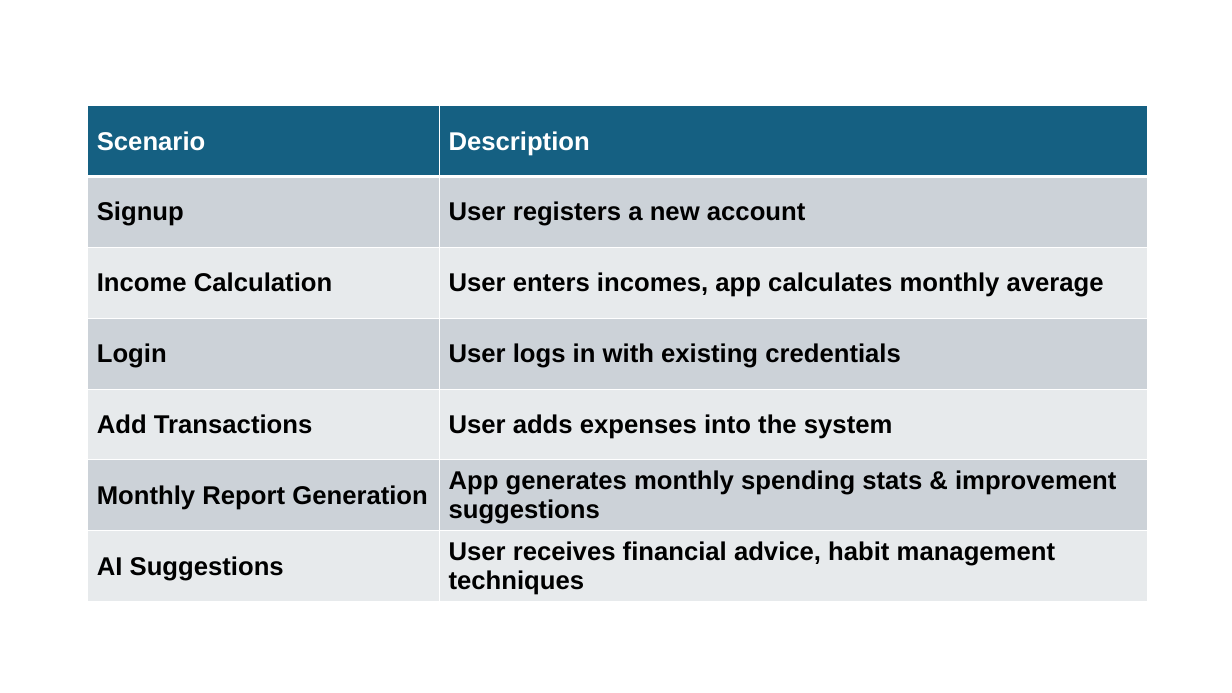
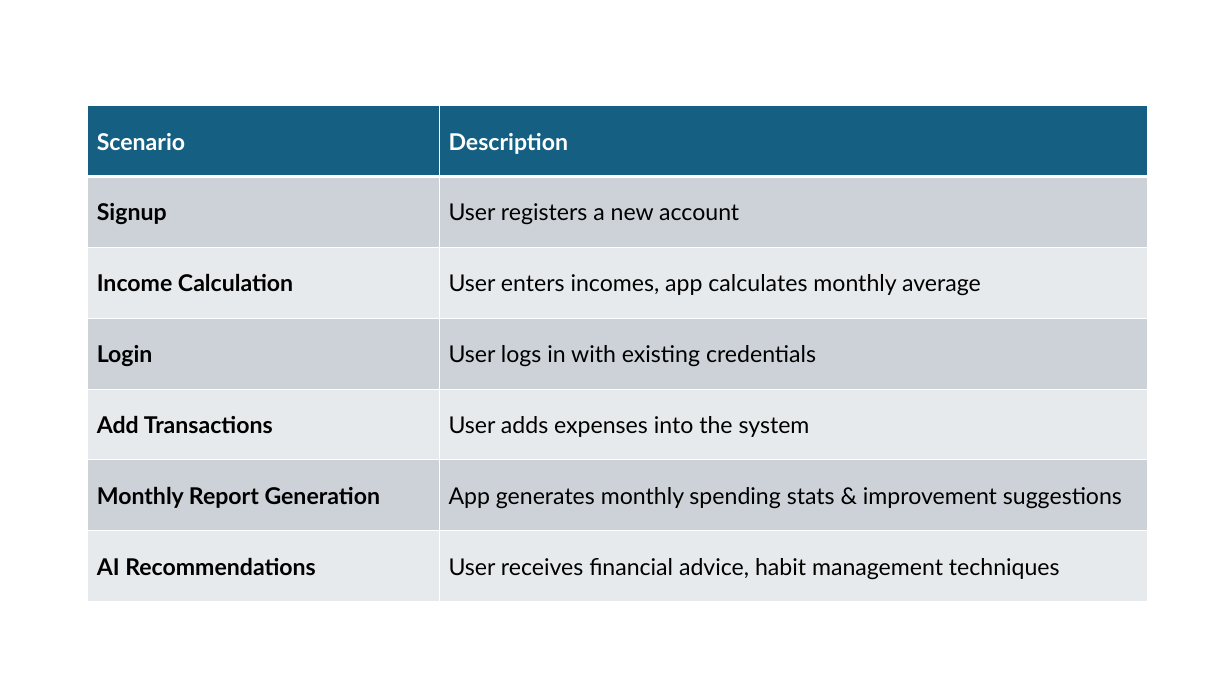
Before and after one commit to Arikatakur/Budget-Management, a slide deck: slide 4 of files/Budget Management Project.pptx. Drawn at 1232x693 pixels with LibreOffice and Linux fonts; fonts in the diff are those of the drawing. Boxes give left, top, right and bottom in pixels: in the first picture for what was removed or moved away, otherwise in the second. Text is boxed around its words. In the diff, an @@ line names an element or a change of style, - is before the commit and + after.

Commit message:
update ppx file

```diff
--- a/files/Budget Management Project.pptx
+++ b/files/Budget Management Project.pptx
@@ table at [88, 105, 1148, 602] @@
-row 7, column 1: AI Suggestions
+row 7, column 1: AI Recommendations
@@ size 20 to 18 pt, font Arial to Lato @@
@@ bold off in "User registers a new account", "User enters incomes, app calculates monthly average", "User logs in with existing credentials", "User adds expenses into the system" and 2 more places @@
```
Also in this commit, not shown: 1 other slide changed, 3 slides added, 2 slides removed.
